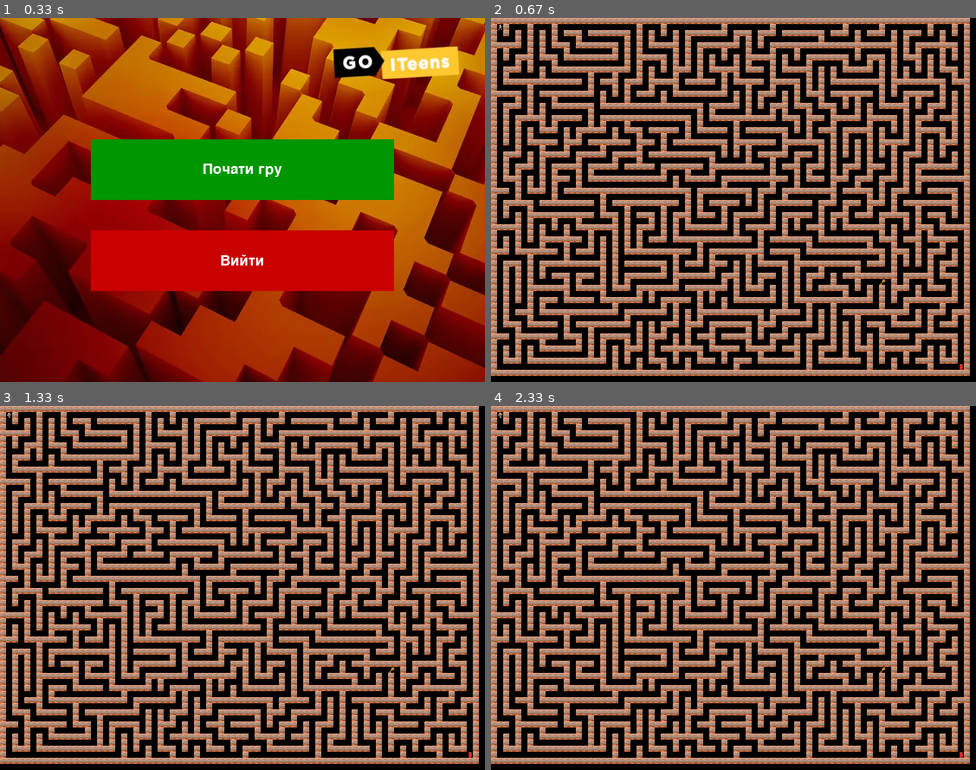
Above: before the commit, frames 1-4 (two rows, left to right).
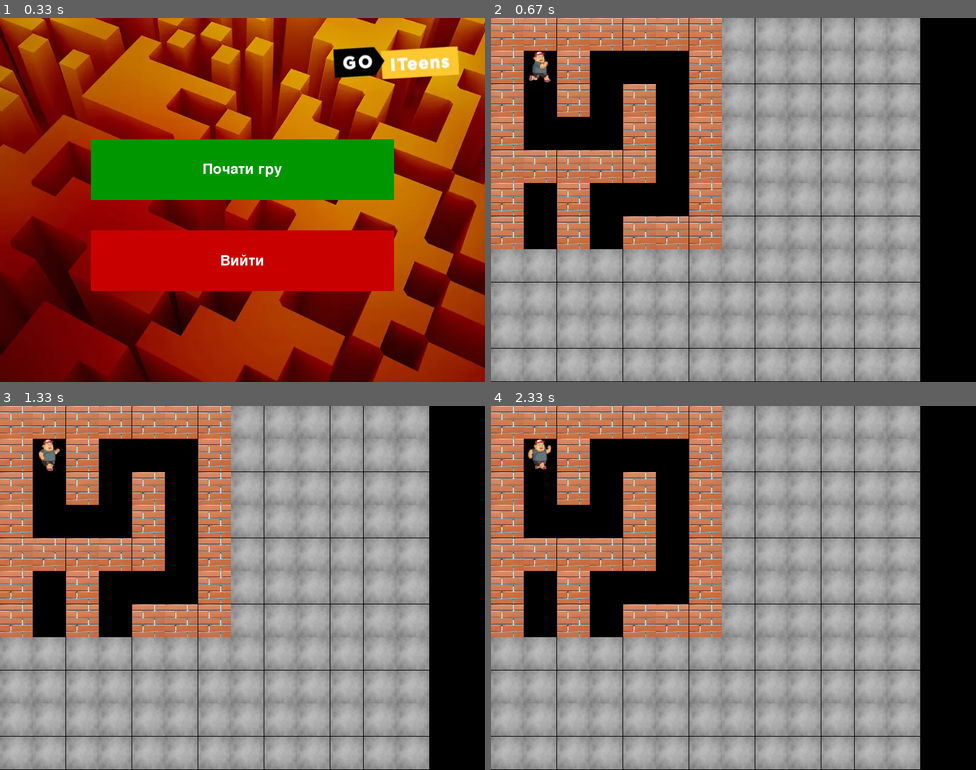
Above: after the commit, the same moments.

Repository: Vskesha/PYTHON_JUN_10_07_04_25
Game: pygame game, started from maze_escape/main.py
The game is run twice, just before and just after one commit, with the same random seed, the same clock (stepped at 60 frames per second) and the same inputs.
Inputs:
- Up to frame 1 (0.33 s): no input
- Up to frame 2 (0.67 s): click "Почати гру" at 0.38 s
- Up to frame 3 (1.33 s): tap Space at 0.67 s
- Up to frame 4 (2.33 s): no input

Frame 1 is identical in both runs. In frame 2, 81% of the frame differs, in the area x 0-99%, y 0-100%; in frame 3, 81%; in frame 4, 81%.

Commit message:
Final commit

Diff:
--- a/maze_escape/main.py
+++ b/maze_escape/main.py
@@ -11,13 +11,7 @@
 pygame.display.set_caption("maze")
 
 bg_color = (0, 0, 0)
-maze_h = 60
-maze_w = 80
-maze = generate_maze(maze_h, maze_w)
-cell_size = min(
-    600 / maze_h,
-    800 / maze_w
-)
+
 
 assets_folder = Path(__file__).parent.joinpath("assets")
 
@@ -33,21 +27,6 @@
 
 background_img = pygame.image.load(assets_folder.joinpath("background.png"))
 background_img = pygame.transform.scale(background_img, (800, 600))
-
-wall_img = pygame.image.load(assets_folder.joinpath("wall.png"))
-wall_img = pygame.transform.scale(wall_img, (cell_size, cell_size))
-
-key_img = pygame.image.load(assets_folder.joinpath("key.png"))
-key_img = pygame.transform.scale(key_img, (cell_size, cell_size))
-
-door_img = pygame.image.load(assets_folder.joinpath("door.png"))
-door_img = pygame.transform.scale(door_img, (cell_size, cell_size))
-
-player_img = [pygame.image.load(assets_folder.joinpath(f"player{i}.png")) for i in range(1, 5)]
-player_img = [pygame.transform.scale(player, (cell_size, cell_size)) for player in player_img]
-player_id = 0
-
-pygame.display.set_icon(key_img)
 
 
 def draw_button(screen, text, color, x, y, w, h):
@@ -84,7 +63,7 @@
         pygame.display.flip()
 
 
-def win_menu():
+def win_menu(final_text):
     win_menu_is_running = True
     while win_menu_is_running:
         for event in pygame.event.get():
@@ -99,73 +78,150 @@
 
 
         screen.blit(background_img, (0, 0))
-        draw_button(screen, "Вітаю! Ти пройшов лабіринт", (0, 150, 0), 150, 200, 500, 100)
+        draw_button(screen, final_text, (0, 150, 0), 150, 200, 500, 100)
         draw_button(screen, "Вийти", (200, 0, 0), 150, 350, 500, 100)
         pygame.display.flip()
 
 
-main_menu()
-
-height = len(maze)
-width = len(maze[0])
-
-free_cells = []
-for y in range(height):
-    for x in range(width):
-        if maze[y][x] == 0:
-            free_cells.append((x, y))
-
-key_position = random.choice(free_cells[1:-1])
-door_position = free_cells[-1]
-player_x, player_y = free_cells[0]
-has_key = False
-
-clock = pygame.time.Clock()
-fps = 15
-
-running = True
-while running:
-    for event in pygame.event.get():
-        if event.type == pygame.QUIT:
-            running = False
-            exit()
-        if event.type == pygame.KEYDOWN:
-            if event.key == pygame.K_LEFT and player_x > 0 and maze[player_y][player_x - 1] == 0:
-                player_x -= 1
-            if event.key == pygame.K_RIGHT and player_x < width - 1 and maze[player_y][player_x + 1] == 0:
-                player_x += 1
-            if event.key == pygame.K_UP and player_y > 0 and maze[player_y - 1][player_x] == 0:
-                player_y -= 1
-            if event.key == pygame.K_DOWN and player_y < height - 1 and maze[player_y + 1][player_x] == 0:
-                player_y += 1
-
-
-    screen.fill(bg_color)
-
+def level(level_number):
+    start_time = pygame.time.get_ticks()
+    maze_h = 9 + level_number * 2
+    maze_w = maze_h * 4 // 3
+
+    maze = generate_maze(maze_h, maze_w)
+    cell_size = min(
+        600 / maze_h,
+        800 / maze_w
+    )
+
+    wall_img = pygame.image.load(assets_folder.joinpath("wall.png"))
+    key_img = pygame.image.load(assets_folder.joinpath("key.png"))
+    door_img = pygame.image.load(assets_folder.joinpath("door.png"))
+    dog_img = pygame.image.load(assets_folder.joinpath("dog.png"))
+    fog_img = pygame.image.load(assets_folder.joinpath("fog.png"))
+    player_img = [pygame.image.load(assets_folder.joinpath(f"player{i}.png")) for i in range(1, 5)]
+
+
+    wall_img = pygame.transform.scale(wall_img, (cell_size, cell_size))
+    key_img = pygame.transform.scale(key_img, (cell_size, cell_size))
+    door_img = pygame.transform.scale(door_img, (cell_size, cell_size))
+    dog_img = pygame.transform.scale(dog_img, (cell_size, cell_size))
+    fog_img = pygame.transform.scale(fog_img, (cell_size, cell_size))
+    player_img = [pygame.transform.scale(player, (cell_size, cell_size)) for player in player_img]
+
+
+    player_id = 0
+    height = len(maze)
+    width = len(maze[0])
+
+    free_cells = []
     for y in range(height):
         for x in range(width):
-            if maze[y][x] == 1:
-                screen.blit(wall_img, (x * cell_size, y * cell_size))
-
-    if not has_key:
-        if (player_x, player_y) == key_position:
-            has_key = True
-            sound_key.play()
-        else:
-            screen.blit(key_img, (key_position[0] * cell_size, key_position[1] * cell_size))
-
-    screen.blit(door_img, (door_position[0] * cell_size, door_position[1] * cell_size))
-
-    screen.blit(player_img[player_id], (player_x * cell_size, player_y * cell_size))
-    player_id = (player_id + 1) % len(player_img)
-
-    if has_key and (player_x, player_y) == door_position:
-        sound_door.play()
-        running = False
-
-    pygame.display.flip()
-    clock.tick(fps)
-
-win_menu()
+            if maze[y][x] == 0:
+                free_cells.append((x, y))
+
+    cells_left = free_cells[1:-1]
+    key_position = random.choice(cells_left)
+    cells_left.remove(key_position)
+    fake_door_position = random.choice(cells_left)
+
+    fdy, fdx = fake_door_position
+    for y, x in (
+        (fdy - 1, fdx),
+        (fdy + 1, fdx),
+        (fdy, fdx + 1),
+        (fdy, fdx - 1)
+    ):
+        if (y, x) in cells_left:
+            dog_position = (y, x)
+            break
+
+    door_position = free_cells[-1]
+    player_x, player_y = free_cells[0]
+    has_key = False
+    can_break_wall = True
+
+    visible_cells = set()
+    visible_radius = max(6 - level_number, 1)
+
+    clock = pygame.time.Clock()
+    fps = 15
+
+    running = True
+    while running:
+        for event in pygame.event.get():
+            if event.type == pygame.QUIT:
+                running = False
+                exit()
+            if event.type == pygame.KEYDOWN:
+                if event.key == pygame.K_LEFT and player_x > 0 and maze[player_y][player_x - 1] == 0:
+                    player_x -= 1
+                if event.key == pygame.K_RIGHT and player_x < width - 1 and maze[player_y][player_x + 1] == 0:
+                    player_x += 1
+                if event.key == pygame.K_UP and player_y > 0 and maze[player_y - 1][player_x] == 0:
+                    player_y -= 1
+                if event.key == pygame.K_DOWN and player_y < height - 1 and maze[player_y + 1][player_x] == 0:
+                    player_y += 1
+                if event.key == pygame.K_SPACE and pygame.time.get_ticks() - start_time > 20000 and can_break_wall:
+                    can_break_wall = False
+                    for y, x in (
+                        (player_y - 1, player_x),
+                        (player_y + 1, player_x),
+                        (player_y, player_x + 1),
+                        (player_y, player_x - 1)
+                    ):
+                        maze[y][x] = 0
+
+        screen.fill(bg_color)
+
+        visible_cells.clear()
+        for y in range(player_y - visible_radius, player_y + visible_radius + 1):
+            for x in range(player_x - visible_radius, player_x + visible_radius + 1):
+                visible_cells.add((x, y))
+
+        for y in range(height):
+            for x in range(width):
+                if maze[y][x] == 1:
+                    screen.blit(wall_img, (x * cell_size, y * cell_size))
+
+        if not has_key:
+            if (player_x, player_y) == key_position:
+                has_key = True
+                sound_key.play()
+            else:
+                screen.blit(key_img, (key_position[0] * cell_size, key_position[1] * cell_size))
+
+        screen.blit(door_img, (door_position[0] * cell_size, door_position[1] * cell_size))
+        screen.blit(door_img, (fake_door_position[0] * cell_size, fake_door_position[1] * cell_size))
+
+        screen.blit(dog_img, (dog_position[0] * cell_size, dog_position[1] * cell_size))
+
+        screen.blit(player_img[player_id], (player_x * cell_size, player_y * cell_size))
+        player_id = (player_id + 1) % len(player_img)
+
+        for y in range(height):
+            for x in range(width):
+                if (x, y) not in visible_cells:
+                    screen.blit(fog_img, (x * cell_size, y * cell_size))
+
+        if (player_x, player_y) == dog_position:
+            return True
+
+        if has_key and (player_x, player_y) == door_position:
+            sound_door.play()
+            running = False
+
+        pygame.display.flip()
+        clock.tick(fps)
+
+
+main_menu()
+
+for i in range(1, 11):
+    if level(i):
+        win_menu("Ти програв")
+        break
+else:
+    win_menu("Вітаю! Ти пройшов лабіринт")
 
 pygame.quit()
Binary file added: maze_escape/assets/dog.png
Binary file added: maze_escape/assets/fog.png
